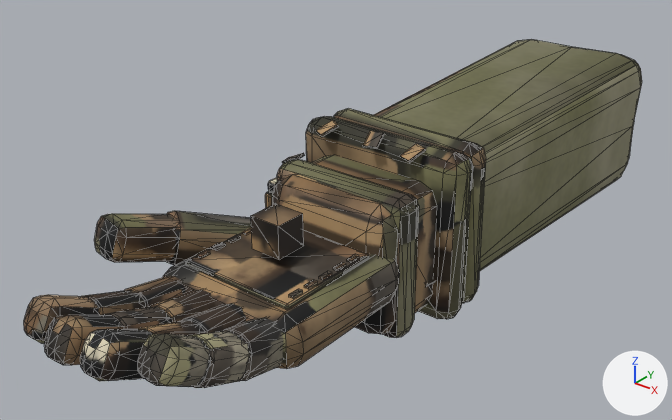
Renders of the FBX model art/viewmodel/viewmodel_arm_left_open/viewmodel_arm_left_open.fbx from each side of a commit.
Both versions are drawn from a 50 mm lens placed at (0.01297, -0.01805, 0.01274), pointed at (-0.00081, -0.00082, 0.00206). The lights are fixed; the arrows at lower right show +X, +Y and +Z. The picture after the commit comes second. Mesh edges are drawn as thin lines. Where no turn or scale is listed for an object, it has been applied to the vertices.

The first picture shows 'Body', 'Grip'.
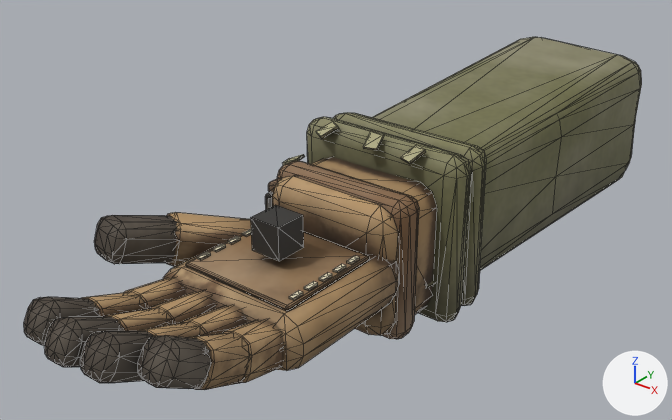
Patch to the scene script:
```diff
--- a/art/viewmodel/viewmodel_arm_left_open/viewmodel_arm_left_open.fbx.py
+++ b/art/viewmodel/viewmodel_arm_left_open/viewmodel_arm_left_open.fbx.py
@@ me_body @@
 # used by ob_body; location = (0.00067, 0.01028, 0.00227)
-me_body.from_pydata(...)  # 1326 vertices, 2132 faces; spans x -0.0037..0.0024, y -0.0206..0.0, z -0.0023..0.0024
+me_body.from_pydata(...)  # 1322 vertices, 2123 faces; spans x -0.0037..0.0023, y -0.0206..0.0001, z -0.0022..0.0024
+# me_body part 1: 55 vertices moved from x -0.0022..0.0024, y -0.0131..0.0, z -0.0022..0.0022 to x -0.0023..0.0023, y -0.0131..0.0, z -0.0022..0.0022; 106 vertices removed from x -0.0024..0.0024, y -0.0131..0.0, z -0.0022..0.0023; 102 vertices added at x -0.0024..0.0023, y -0.0132..0.0001, z -0.0022..0.0023
+# me_body part 2: 1526 kept faces spanning x -0.0037..0.0023, y -0.0206..0.0, z -0.0022..0.0024 get new texture (UV) coordinates
 me_body.materials.append(mat_viewmodel_arm_left_open)
@@ ob_body @@
 ob_body = bpy.data.objects.new('Body', me_body)
-ob_body.location = (0.00067, 0.01028, 0.00227)
+ob_body.location = (0.00069, 0.01027, 0.00224)
```

Changed parts and their boxes [x1, y1, x2, y2] in the pictures (672 x 420 px; the box of a moved part takes in the faces that stretch with it):
'Body', reshaped, moved
    before: [24, 39, 642, 388]
    after: [24, 37, 642, 390]
part 1 of me_body, moved or reshaped
    before: [266, 39, 642, 319]
    after: [266, 37, 642, 322]
part 2 of me_body, surface changed
    both: [24, 121, 486, 388]
